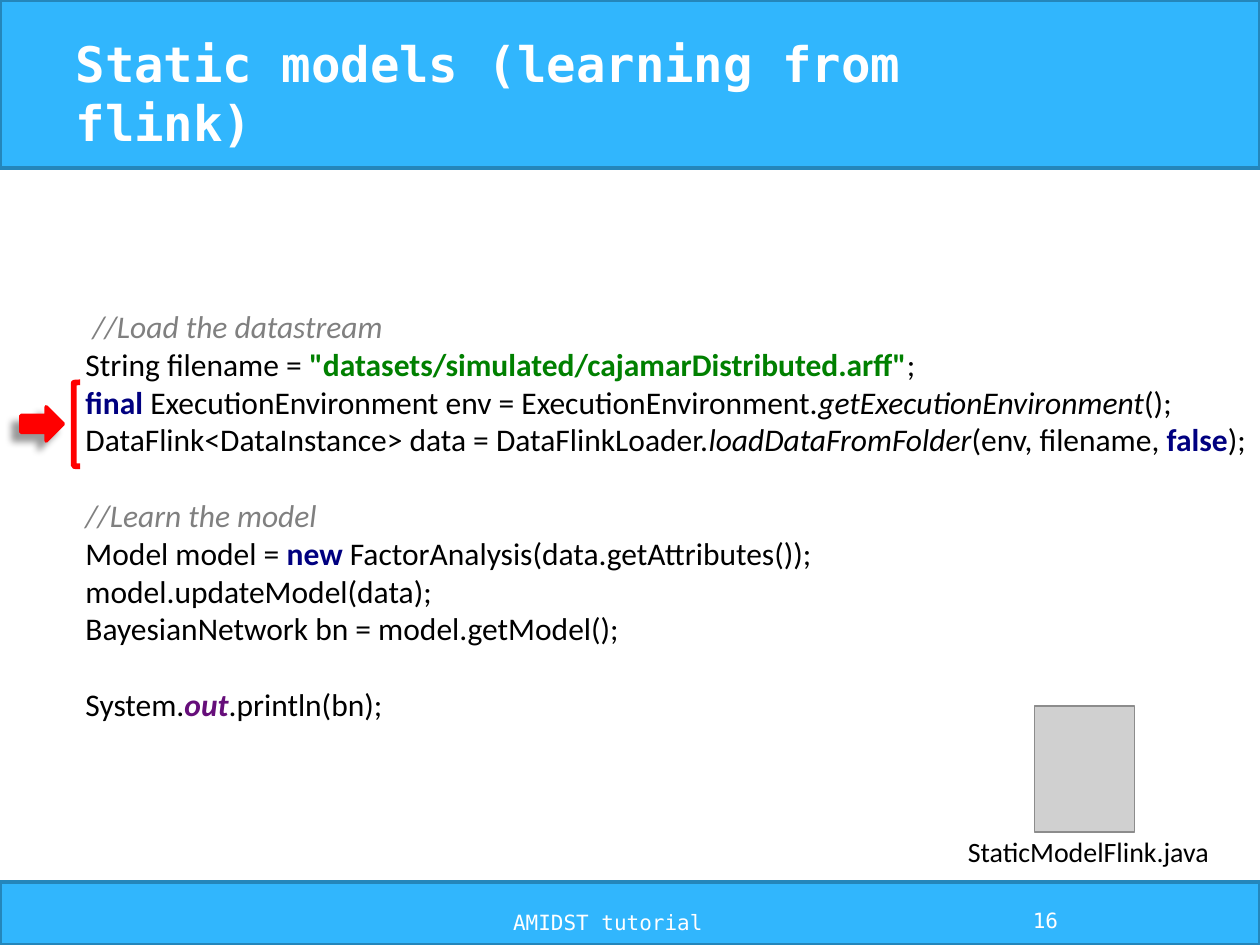
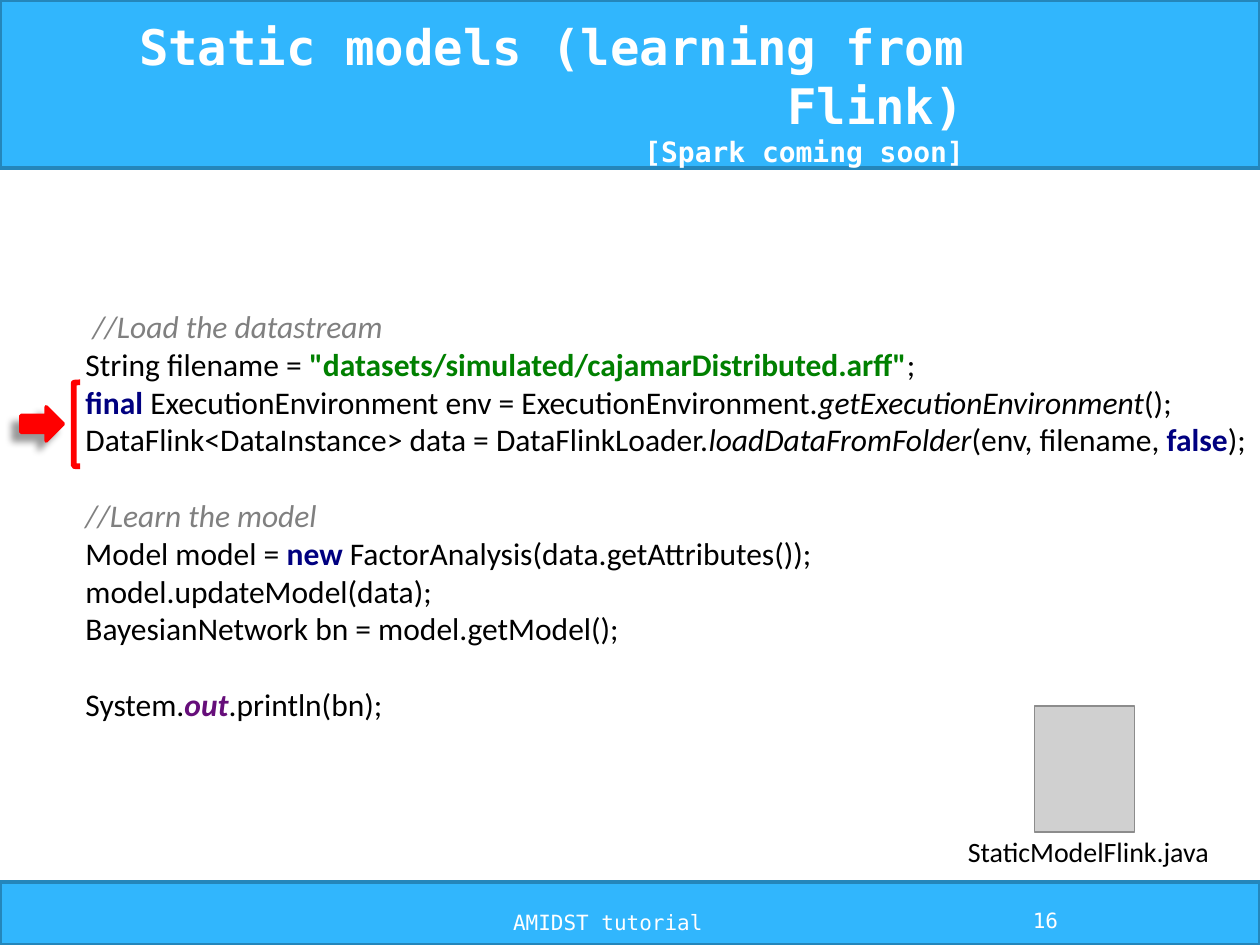
Before and after one commit to amidst/tutorial, a slide deck: slide 16 of doc/slides/AMIDST_slides.pptx. Drawn at 1260x945 pixels with LibreOffice and Linux fonts; fonts in the diff are those of the drawing; grey boxes stand for pictures; background and template pictures are left out. Boxes give left, top, right and bottom in pixels: in the first picture for what was removed or moved away, otherwise in the second. Text is boxed around its words. In the diff, an @@ line names an element or a change of style, - is before the commit and + after.

```diff
--- a/doc/slides/AMIDST_slides.pptx
+++ b/doc/slides/AMIDST_slides.pptx
@@ title at (139,25,964,168): text changed @@
-Static models (learning from flink)
+Static models (learning from Flink)
+[Spark coming soon]
```
Also in this commit, not shown: 10 other slides changed, 6 other files.
